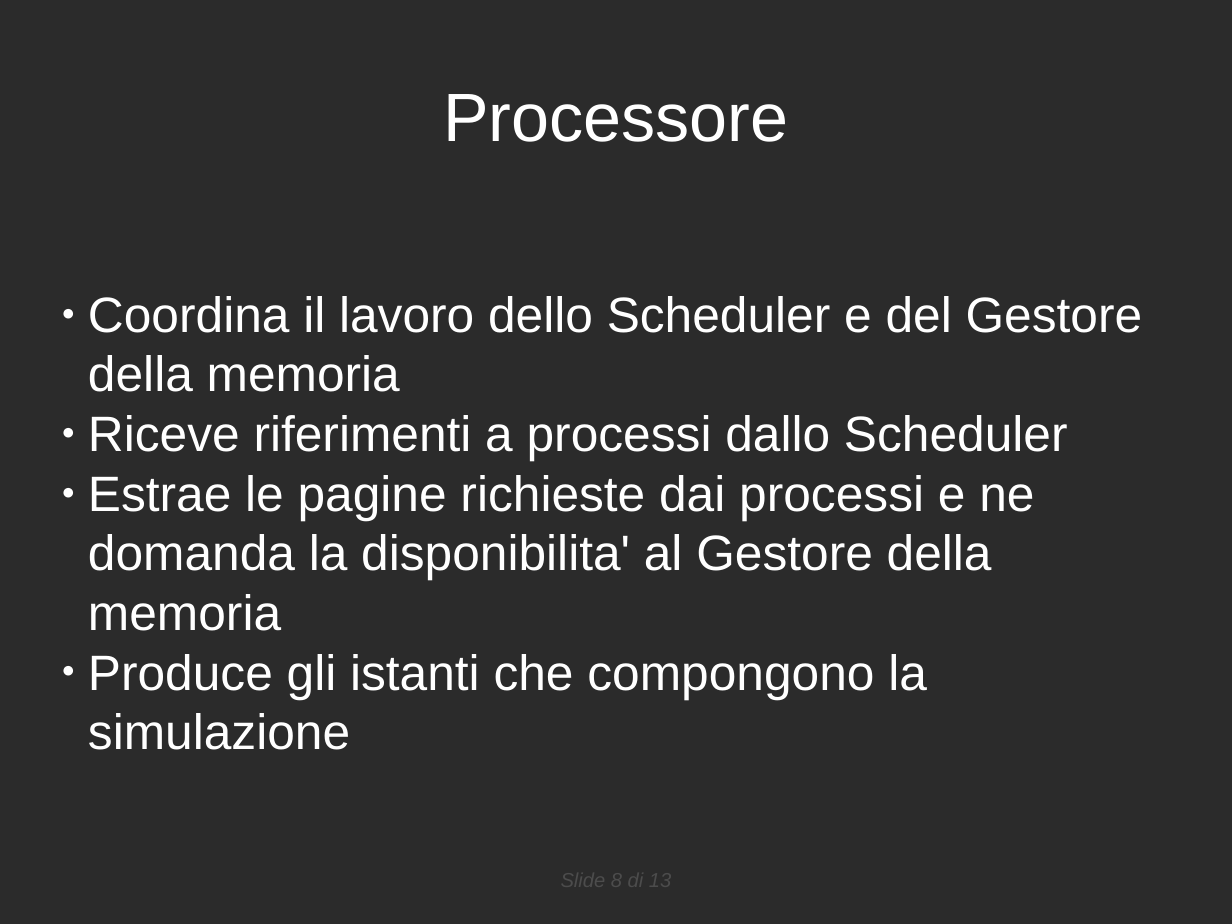
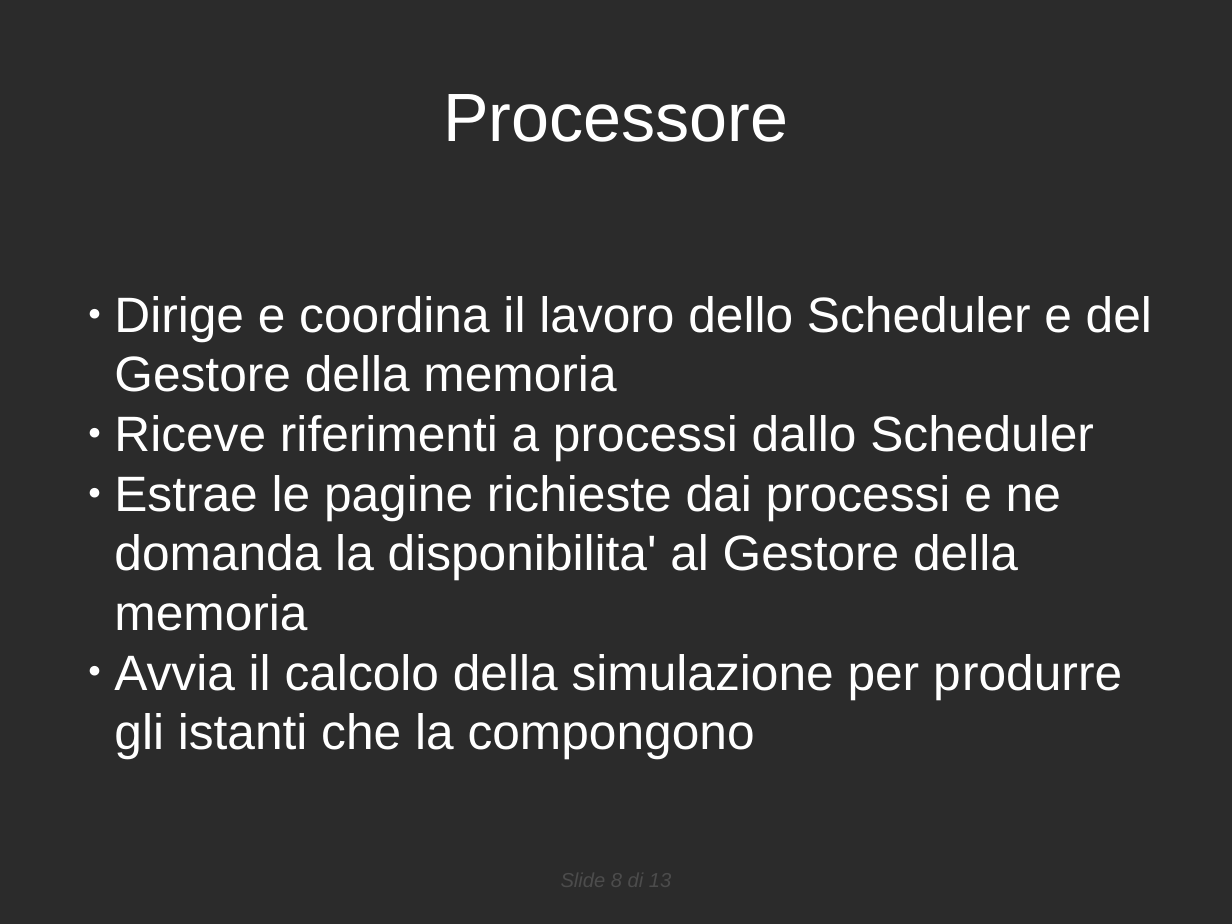
Before and after one commit to danybony/sigem, a slide deck: slide 8 of doc/RPP/presentazione.odp. Drawn at 1232x924 pixels with LibreOffice and Linux fonts; fonts in the diff are those of the drawing; background and template pictures are left out; a plain dark background stands for a picture behind light text. Boxes give left, top, right and bottom in pixels: in the first picture for what was removed or moved away, otherwise in the second. Text is boxed around its words. In the diff, an @@ line names an element or a change of style, - is before the commit and + after.

```diff
--- a/doc/RPP/presentazione.odp
+++ b/doc/RPP/presentazione.odp
@@ subtitle at [114, 296, 1152, 392]: text changed @@
-● Coordina il lavoro dello Scheduler e del Gestore della memoria
+  ● Dirige e coordina il lavoro dello Scheduler e del Gestore della memoria
@@ subtitle at [114, 415, 1094, 631]: list level 1 to 2 in "Riceve riferimenti a processi dallo ..."; list level 1 to 2 in "Estrae le pagine richieste dai ..." @@
@@ subtitle at [114, 654, 1122, 759]: text changed @@
-● Produce gli istanti che compongono la simulazione
+  ● Avvia il calcolo della simulazione per produrre gli istanti che la compongono
```
Also in this commit, not shown: 14 other slides changed, 2 slides added.
